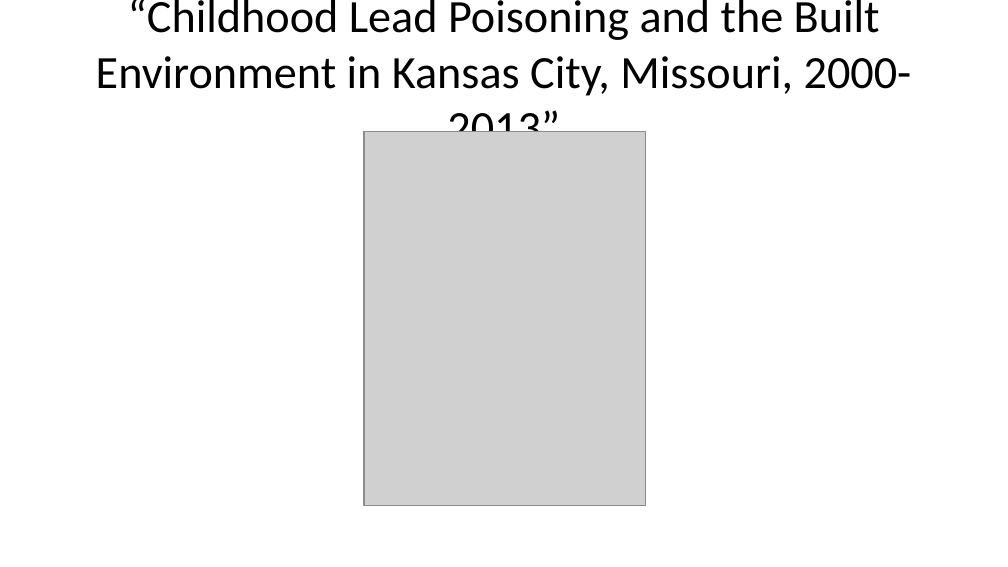
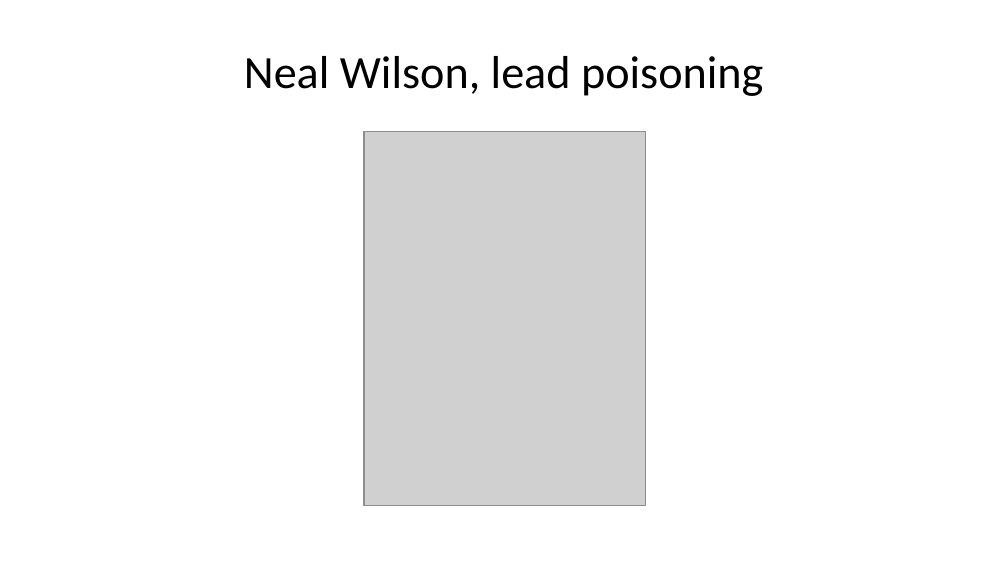
Before and after one commit to pmean/papers-and-presentations, a slide deck: slide 8 of kc-lead-impact/results/dbhi-presentation.pptx. Drawn at 1008x567 pixels with LibreOffice and Linux fonts; fonts in the diff are those of the drawing; grey boxes stand for pictures. Boxes give left, top, right and bottom in pixels: in the first picture for what was removed or moved away, otherwise in the second. Text is boxed around its words. In the diff, an @@ line names an element or a change of style, - is before the commit and + after.

```diff
--- a/kc-lead-impact/results/dbhi-presentation.pptx
+++ b/kc-lead-impact/results/dbhi-presentation.pptx
@@ title at [244, 56, 763, 96]: text changed @@
-“Childhood Lead Poisoning and the Built Environment in Kansas City, Missouri, 2000-2013”
+Neal Wilson, lead poisoning
```
Also in this commit, not shown: 3 other slides changed, 1 other file.
